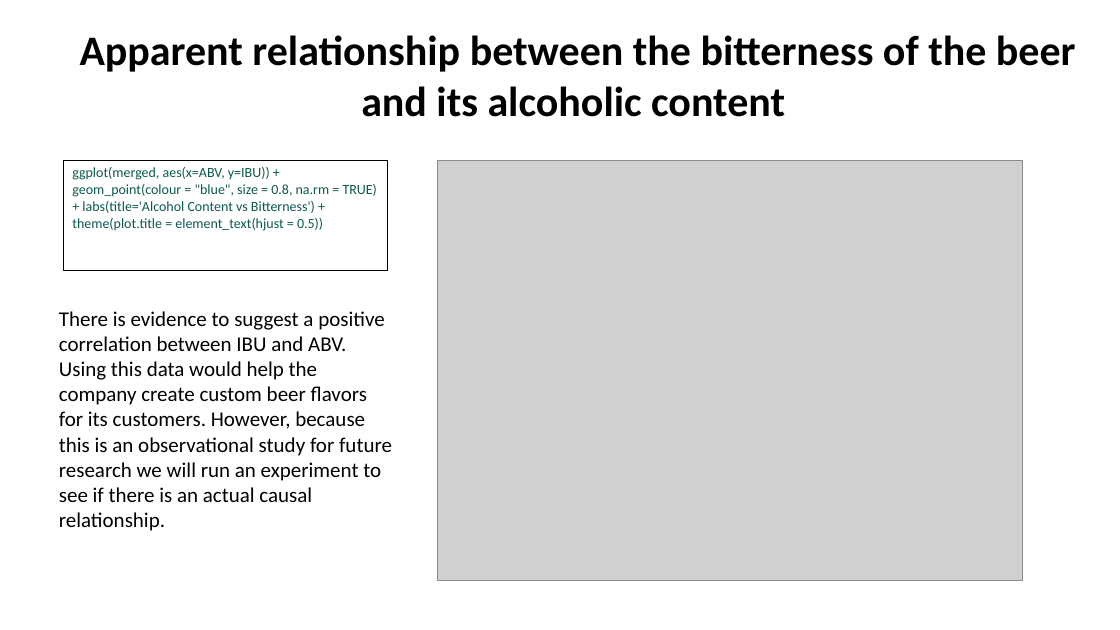
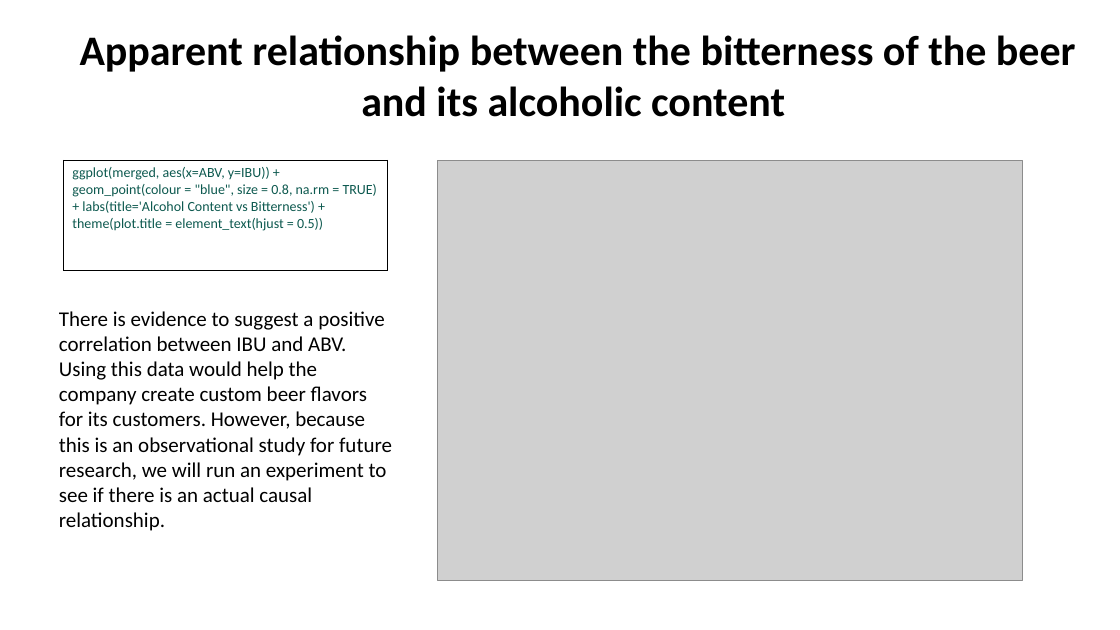
Before and after one commit to sfogelm/SMUDataScienceCapstone1, a slide deck: slide 12 of CaseStudy.pptx. Drawn at 1120x630 pixels with LibreOffice and Linux fonts; fonts in the diff are those of the drawing; grey boxes stand for pictures. Boxes give left, top, right and bottom in pixels: in the first picture for what was removed or moved away, otherwise in the second. Text is boxed around its words. In the diff, an @@ line names an element or a change of style, - is before the commit and + after.

```diff
--- a/CaseStudy.pptx
+++ b/CaseStudy.pptx
@@ text at [59, 311, 392, 531]: text changed @@
-There is evidence to suggest a positive correlation between IBU and ABV. Using this data would help the company create custom beer flavors for its customers. However, because this is an observational study for future research we will run an experiment to see if there is an actual causal relationship.
+There is evidence to suggest a positive correlation between IBU and ABV. Using this data would help the company create custom beer flavors for its customers. However, because this is an observational study for future research, we will run an experiment to see if there is an actual causal relationship.
```
Also in this commit, not shown: 2 other slides changed.
